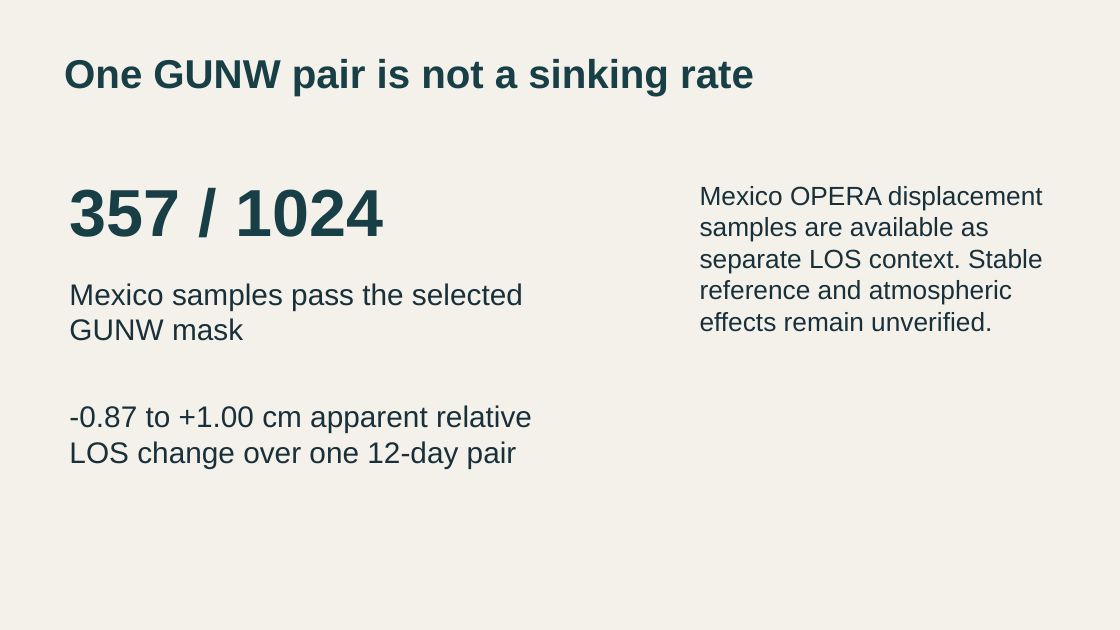
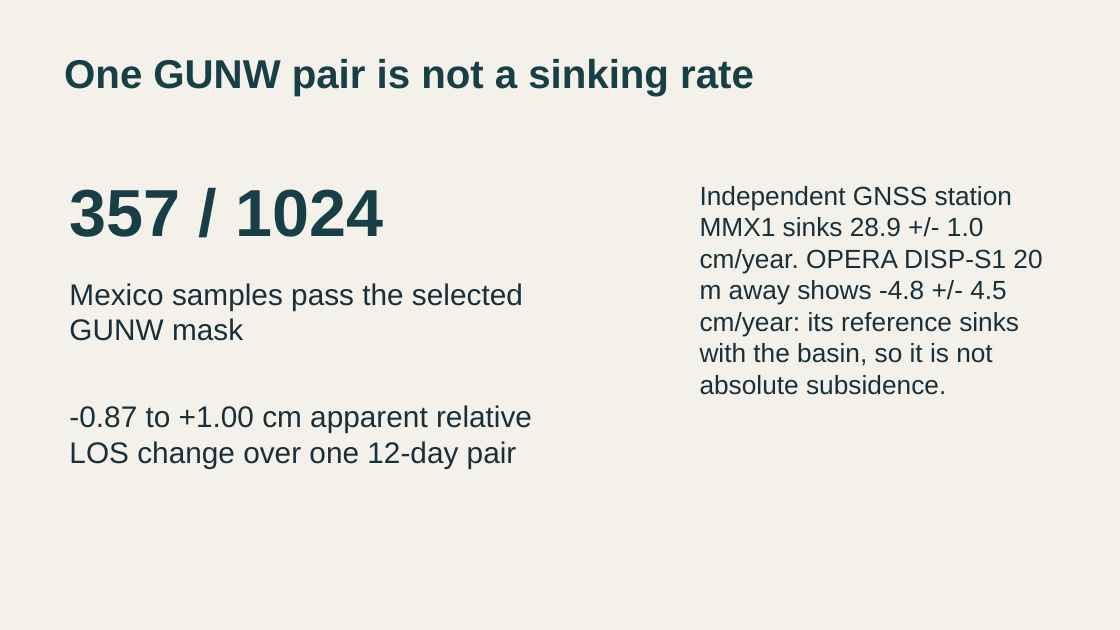
Before and after one commit to ChernStepanov/OffBeat, a slide deck: slide 6 of docs/submission/offbeat-reviewed.pptx (slide 5 before the commit). Drawn at 1120x630 pixels with LibreOffice and Linux fonts; fonts in the diff are those of the drawing. Boxes give left, top, right and bottom in pixels: in the first picture for what was removed or moved away, otherwise in the second. Text is boxed around its words. In the diff, an @@ line names an element or a change of style, - is before the commit and + after.

```diff
--- a/docs/submission/offbeat-reviewed.pptx
+++ b/docs/submission/offbeat-reviewed.pptx
@@ text at [700, 186, 1042, 395]: text changed @@
-Mexico OPERA displacement samples are available as separate LOS context. Stable reference and atmospheric effects remain unverified.
+Independent GNSS station MMX1 sinks 28.9 +/- 1.0 cm/year. OPERA DISP-S1 20 m away shows -4.8 +/- 4.5 cm/year: its reference sinks with the basin, so it is not absolute subsidence.
```
Also in this commit, not shown: 1 other slide changed, 1 slide added, 3 other files.
